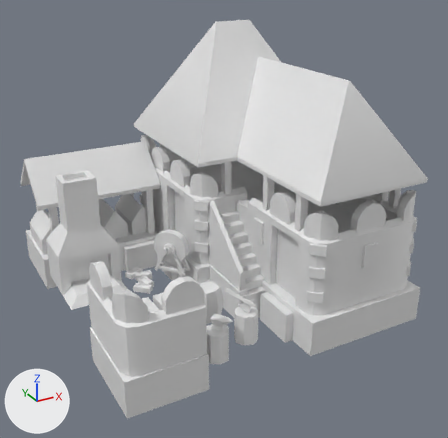
The COLLADA model art/meshes/structural/azania/forge.dae, before and after one commit.
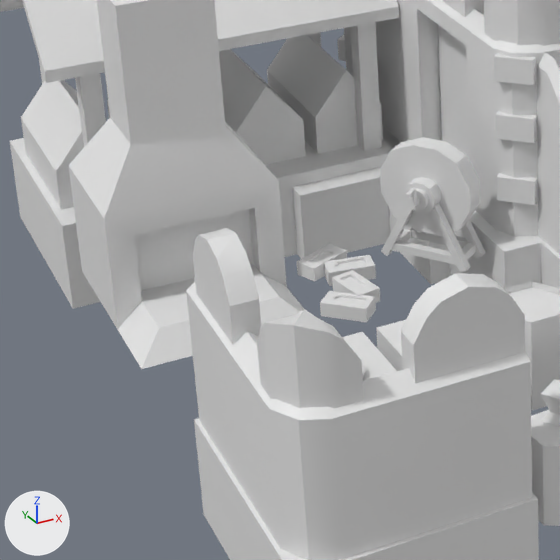
Each version is shown whole from a camera (50 mm lens) standing at (-16.1, -29.6, 18.1) and looking at (-0.1, -0.6, 3.6), then close up on the part from 5% to 48% of the width and 42% to 86% of the height. Lighting does not change. The marker at lower left points along +X, +Y and +Z. The last two pictures show the newer version.

The older version as bpy lines, for what is in view:
```python
me_esfera_14278 = bpy.data.meshes.new('Esfera.14278')
me_esfera_14278.from_pydata(...)  # 1838 vertices, 2654 faces; spans x -9.4..8.7, y -8.3..10.1, z -1.4..14.0
me_esfera_14278.materials.append(mat_a_text_azania)  # white #e7e7e7
ob_forge = bpy.data.objects.new('forge', me_esfera_14278)
ob_forge.location = (0.0, 0.0, 0.0)
```
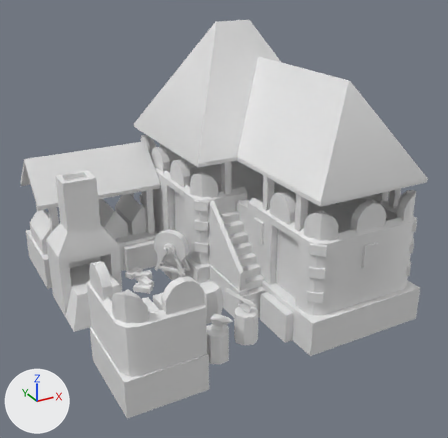
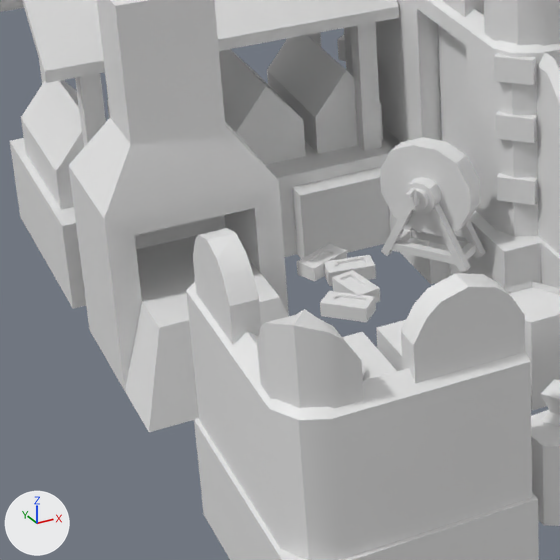
What differs and where, as boxes (x1, y1, x2, y2) in the close-ups (560 x 560 px; the box of a moved part takes in the faces that stretch with it):
part 1 of me_esfera_14278, moved or reshaped
    before: (69, 167, 304, 369)
    after: (69, 167, 289, 432)
part 2 of me_esfera_14278, moved or reshaped
    both: (135, 208, 260, 301)

What changed in the scene script:
```text
Change me_esfera_14278:
    used by ob_forge; location = (0.0, 0.0, 0.0)
    remove me_esfera_14278.from_pydata(...)  # 1838 vertices, 2654 faces; spans x -9.4..8.7, y -8.3..10.1, z -1.4..14.0
    add me_esfera_14278.from_pydata(...)  # 1838 vertices, 2654 faces; spans x -9.4..8.7, y -8.3..10.1, z -1.5..14.0
    me_esfera_14278 part 1: all 6 vertices in x -9.3..-5.8, y 0.0..4.3, z 0.0 are moved by (0.0, 0.0, -1.4)
    me_esfera_14278 part 2: all 4 vertices in x -8.8..-6.3, y 2.0, z 0.4..1.9 are moved by (0.0, 1.8, 0.0)
```
